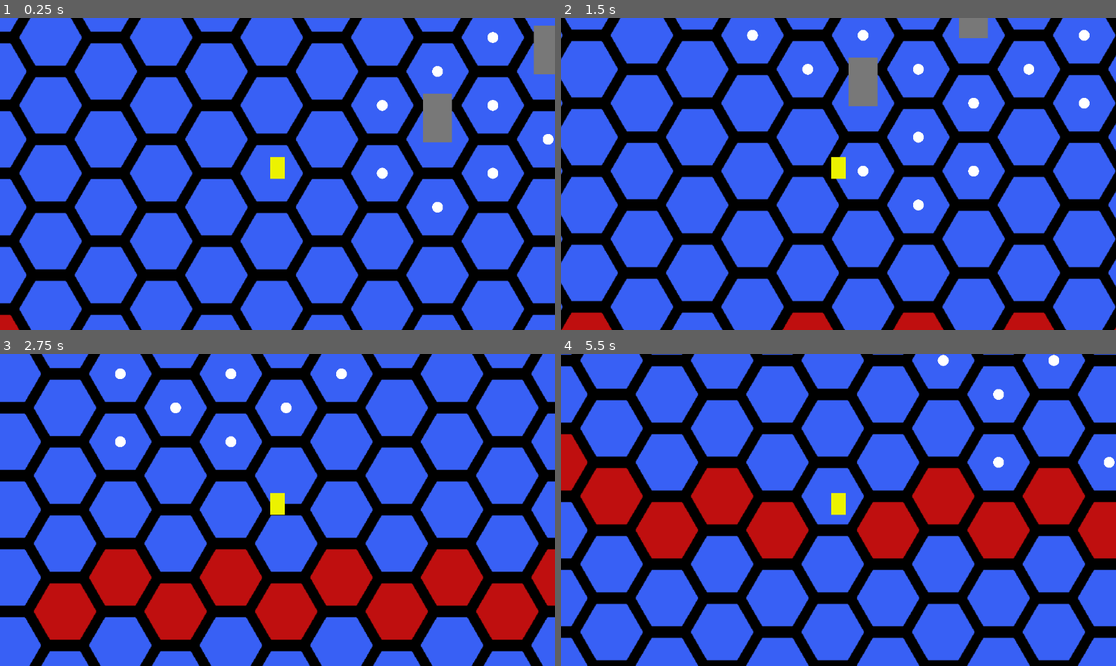
Above: before the commit, frames 1-4 (two rows, left to right).
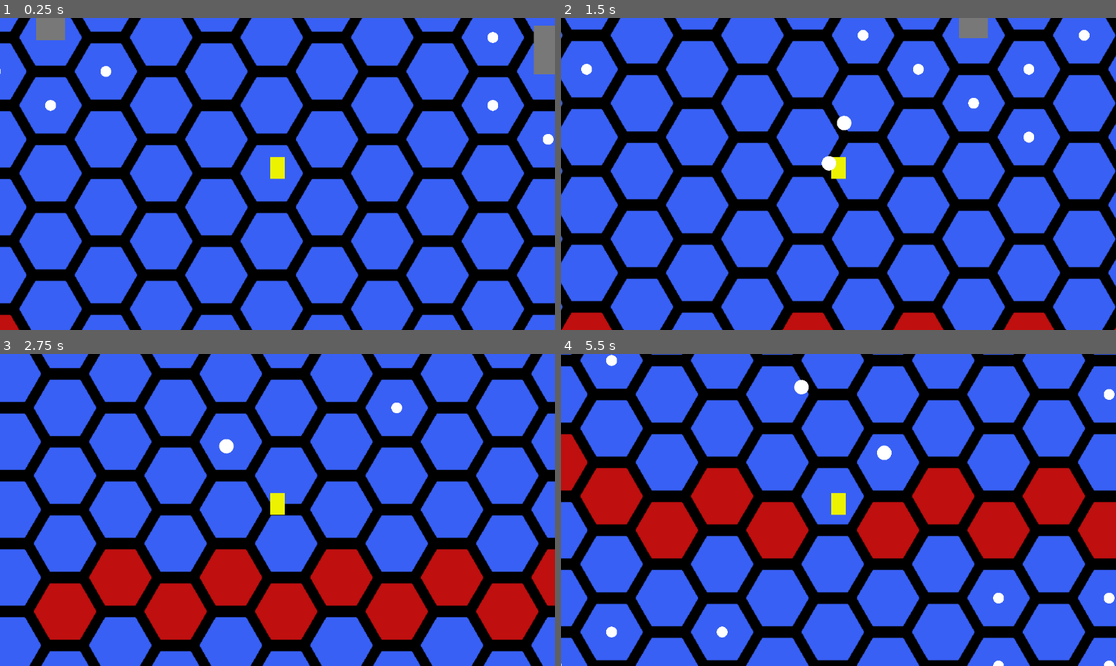
Above: after the commit, the same moments.

Repository: cjack-chmod/ProjectBH
Game: Godot game, scene res://scenes/main.tscn
Two runs of this game, one before a commit and one after it. Both use one fixed random seed, a clock stepped at 60 frames per second and the inputs below.
Inputs (mouse positions are in pixels of both pictures, inside the frame that each line leads up to):
- Up to frame 1 (0.25 s): no input
- Up to frame 2 (1.5 s): tap Enter at 0.5 s; move the mouse to (960, 158) at 0.52 s; hold D (right) 0.53-1.28 s; click (960, 158) at 0.67 s; move the mouse to (727, 189) at 1.27 s; hold S (down) from 1.28 s (still down); click (727, 189) at 1.42 s
- Up to frame 3 (2.75 s): move the mouse to (333, 441) at 2.02 s; release S (down) at 2.03 s; hold D (right) from 2.03 s (still down); click (333, 441) at 2.17 s
- Up to frame 4 (5.5 s): move the mouse to (810, 572) at 2.77 s; release D (right) at 2.78 s; hold Q (left_up) 2.78-3.53 s; click (810, 572) at 2.92 s; move the mouse to (1005, 556) at 3.52 s; hold A (left) 3.53-5.03 s; click (1005, 556) at 3.67 s; move the mouse to (672, 463) at 4.27 s; click (672, 463) at 4.42 s; move the mouse to (866, 510) at 5.02 s; hold S (down) from 5.03 s (still down); click (866, 510) at 5.17 s

The runs differ from the first frame. In frame 1, 1.6% of the frame differs, in the area x 0-90%, y 0-63%; in frame 2, 1.5%; in frame 3, 0.5%; in frame 4, 0.9%.

Commit message:
adding player shooting and a few qol things

Diff:
--- a/project.godot
+++ b/project.godot
@@ -67,3 +67,7 @@
 "events": [Object(InputEventKey,"resource_local_to_scene":false,"resource_name":"","device":-1,"window_id":0,"alt_pressed":false,"shift_pressed":false,"ctrl_pressed":false,"meta_pressed":false,"pressed":false,"keycode":0,"physical_keycode":69,"key_label":0,"unicode":101,"echo":false,"script":null)
 ]
 }
+
+[layer_names]
+
+2d_physics/layer_3="PlayerBulletLayer"
--- a/scenes/game_objects/bullet/bullet.gd
+++ b/scenes/game_objects/bullet/bullet.gd
@@ -29,6 +29,13 @@
 
 func _on_timer_timeout() -> void:
 	# destroys bullet if timed out (to prevent lag)
+	call_deferred("queue_free")
+
+
+func _on_hit_box_area_entered(_area: Area2D) -> void:
+	# destroys both bullets if hit by player bullet
+	# this is a spaghetti way to destroy the player bullet, need to refactor
+	_area.get_parent().call_deferred("queue_free")
 	call_deferred("queue_free")
 
 
--- a/scenes/game_objects/bullet/bullet.tscn
+++ b/scenes/game_objects/bullet/bullet.tscn
@@ -8,6 +8,9 @@
 
 [sub_resource type="CircleShape2D" id="CircleShape2D_pjoso"]
 radius = 8.0
+
+[sub_resource type="CircleShape2D" id="CircleShape2D_4l573"]
+radius = 9.0
 
 [node name="Bullet" type="CharacterBody2D"]
 script = ExtResource("1_866sv")
@@ -29,6 +32,13 @@
 one_shot = true
 autostart = true
 
+[node name="HitBox" type="Area2D" parent="."]
+collision_mask = 4
+
+[node name="CollisionShape2D" type="CollisionShape2D" parent="HitBox"]
+shape = SubResource("CircleShape2D_4l573")
+
 [connection signal="body_entered" from="HurtBox" to="." method="_on_hurt_box_body_entered"]
 [connection signal="timeout" from="Timer" to="." method="_on_timer_timeout"]
 [connection signal="timeout" from="HexStartTimer" to="." method="_on_hex_start_timer_timeout"]
+[connection signal="area_entered" from="HitBox" to="." method="_on_hit_box_area_entered"]
--- a/scenes/main.tscn
+++ b/scenes/main.tscn
@@ -1,9 +1,10 @@
-[gd_scene load_steps=5 format=3 uid="uid://cul0jw30yqmv7"]
+[gd_scene load_steps=6 format=3 uid="uid://cul0jw30yqmv7"]
 
 [ext_resource type="PackedScene" uid="uid://b511scjyws11e" path="res://scenes/tilemaps/hex_tilemap.tscn" id="1_ho06m"]
 [ext_resource type="PackedScene" uid="uid://dgfjj60ulo8mg" path="res://scenes/player/player.tscn" id="2_jflqx"]
 [ext_resource type="Script" path="res://scripts/game_objects/buildings/building_spawner.gd" id="4_opsof"]
 [ext_resource type="PackedScene" uid="uid://bpxt2mk74udo5" path="res://scenes/game_objects/towers/ExampleTower.tscn" id="4_yc7gc"]
+[ext_resource type="AudioStream" uid="uid://cwt8lrma1lkkb" path="res://assets/music/11. Flanger Party.wav" id="5_yf1hs"]
 
 [node name="Main" type="Node2D"]
 
@@ -18,7 +19,26 @@
 script = ExtResource("4_opsof")
 
 [node name="ExampleTower" parent="BuildingLayer" instance=ExtResource("4_yc7gc")]
-position = Vector2(-176, -142)
+position = Vector2(-329, -561)
+
+[node name="ExampleTower3" parent="BuildingLayer" instance=ExtResource("4_yc7gc")]
+position = Vector2(-747, -281)
+
+[node name="ExampleTower4" parent="BuildingLayer" instance=ExtResource("4_yc7gc")]
+position = Vector2(-1063, 418)
 
 [node name="ExampleTower2" parent="BuildingLayer" instance=ExtResource("4_yc7gc")]
 position = Vector2(-22, -227)
+
+[node name="ExampleTower5" parent="BuildingLayer" instance=ExtResource("4_yc7gc")]
+position = Vector2(28, 455)
+
+[node name="ExampleTower6" parent="BuildingLayer" instance=ExtResource("4_yc7gc")]
+position = Vector2(-597, 696)
+
+[node name="MusicPlaceHolder" type="Node" parent="."]
+
+[node name="AudioStreamPlayer" type="AudioStreamPlayer" parent="MusicPlaceHolder"]
+stream = ExtResource("5_yf1hs")
+volume_db = -10.0
+autoplay = true
--- /dev/null
+++ b/scenes/player/PlayerBullet.tscn
@@ -0,0 +1,26 @@
+[gd_scene load_steps=5 format=3 uid="uid://c6a3w05nfjgs8"]
+
+[ext_resource type="Script" path="res://scripts/player/player_bullet.gd" id="1_cndar"]
+
+[sub_resource type="CanvasItemMaterial" id="CanvasItemMaterial_6uwyq"]
+
+[sub_resource type="SphereMesh" id="SphereMesh_s1163"]
+radius = 10.0
+height = 20.0
+
+[sub_resource type="CircleShape2D" id="CircleShape2D_itg78"]
+radius = 12.0
+
+[node name="PlayerBullet" type="CharacterBody2D"]
+script = ExtResource("1_cndar")
+
+[node name="MeshInstance2D" type="MeshInstance2D" parent="."]
+material = SubResource("CanvasItemMaterial_6uwyq")
+mesh = SubResource("SphereMesh_s1163")
+
+[node name="HurtBox" type="Area2D" parent="."]
+collision_layer = 4
+collision_mask = 0
+
+[node name="CollisionShape2D" type="CollisionShape2D" parent="HurtBox"]
+shape = SubResource("CircleShape2D_itg78")
--- a/scenes/player/player.tscn
+++ b/scenes/player/player.tscn
@@ -1,8 +1,10 @@
-[gd_scene load_steps=5 format=3 uid="uid://dgfjj60ulo8mg"]
+[gd_scene load_steps=7 format=3 uid="uid://dgfjj60ulo8mg"]
 
 [ext_resource type="Script" path="res://scripts/player/player.gd" id="1_jwbjq"]
 [ext_resource type="PackedScene" uid="uid://4c6jg4p4sml3" path="res://place_holder_ui.tscn" id="2_eo7g8"]
 [ext_resource type="AudioStream" uid="uid://dcmkq0hhuorew" path="res://scenes/player/ohh.wav" id="3_aecyb"]
+[ext_resource type="Script" path="res://scripts/player/player_shoot_node.gd" id="4_0mb87"]
+[ext_resource type="AudioStream" uid="uid://t2dyx2vm1an2" path="res://scenes/player/S_Gunshot_.wav" id="5_r6sdh"]
 
 [sub_resource type="CapsuleShape2D" id="CapsuleShape2D_ehlod"]
 
@@ -34,4 +36,10 @@
 wait_time = 1.2
 autostart = true
 
+[node name="PlayerShootNode" type="Node" parent="."]
+script = ExtResource("4_0mb87")
+
+[node name="ShootSFX" type="AudioStreamPlayer" parent="PlayerShootNode"]
+stream = ExtResource("5_r6sdh")
+
 [connection signal="timeout" from="BulletJumpTimer" to="." method="_on_bullet_jump_timer_timeout"]
--- a/scripts/global/global_events.gd
+++ b/scripts/global/global_events.gd
@@ -12,6 +12,7 @@
 #####################################
 signal toggle_player_movement_mode
 signal player_health_changed(_cur_health: float, _max_health: float)
+signal player_shoot(_dir: Vector2)
 
 
 #####################################
@@ -38,3 +39,7 @@
 
 func emit_player_health_changed(_cur_health: float, _max_health: float) -> void:
 	player_health_changed.emit(_cur_health, _max_health)
+
+
+func emit_player_shoot(_dir: Vector2) -> void:
+	player_shoot.emit(_dir)
--- a/scripts/player/player.gd
+++ b/scripts/player/player.gd
@@ -9,10 +9,13 @@
 
 # Bullet timing
 @export var timed_bullet_spawn_interval: float = 1.5
+@export var player_can_shoot_with_mouse: bool = true
+@export var player_shots_per_turn: int = 2
 
 # Health Variables
 var _max_health: float = 100.0
 var _current_health: float = 100.0
+var _player_shots_per_turn_remaining: float = player_shots_per_turn
 
 # Movement Variables
 var _move_speed: float = 250.0
@@ -57,6 +60,18 @@
 		elif Input.is_action_just_pressed("right_up"):
 			_find_and_move_to_adjacent_tile(GlobalTileFunctions.HEXDIR.RIGHT_UP)
 
+	# If mouse button and can shoot
+	if _event is InputEventMouseButton and player_can_shoot_with_mouse:
+		# If LMB Pressed
+		if _event.button_index == MOUSE_BUTTON_LEFT and _event.is_pressed():
+			# find vector from player to mouse and emits the shoot signal with that
+			var _dir: Vector2 = (get_global_mouse_position() - self.global_position).normalized()
+
+			# If player is in free move or bullets jump with player and has some remaining
+			if !_bullets_jump_with_player or _player_shots_per_turn_remaining > 0:
+				_player_shots_per_turn_remaining -= 1
+				GlobalEvents.emit_player_shoot(_dir)
+
 
 # Applies velocity if player can free move
 func _physics_process(_delta: float) -> void:
@@ -70,6 +85,9 @@
 
 
 func _toggle_movement() -> void:
+	# Reset shot count
+	_player_shots_per_turn_remaining = player_shots_per_turn
+
 	# Code to set player to locked in centre of tile
 	if _free_move:
 		# Setting vel to 0
@@ -115,8 +133,9 @@
 	# moving to centre of that tile
 	_move_to_tile_centre(_new_tile, 0.3)
 
-	# Emit signal for bullet jump if in that mode
+	# Emit signal for bullet jump if in that mode and reset shot count
 	if _bullets_jump_with_player:
+		_player_shots_per_turn_remaining = player_shots_per_turn
 		GlobalEvents.emit_bullet_jump()
 
 
@@ -156,6 +175,9 @@
 
 # Function to manage flags when hex shoot button is toggled
 func _set_hex_shoot_flags() -> void:
+	# reset shooting flags
+	_player_shots_per_turn_remaining = player_shots_per_turn
+
 	if !_free_move:
 		_bullets_jump_with_player = !_bullets_jump_with_player
 
--- /dev/null
+++ b/scripts/player/player_bullet.gd
@@ -0,0 +1,5 @@
+extends CharacterBody2D
+
+
+func _physics_process(_delta: float) -> void:
+	move_and_slide()
--- /dev/null
+++ b/scripts/player/player_shoot_node.gd
@@ -0,0 +1,18 @@
+extends Node
+
+@export var player_bullet_speed: float = 200.0
+
+@onready var _bullet: PackedScene = preload("res://scenes/player/PlayerBullet.tscn")
+@onready var _player: CharacterBody2D = get_parent()
+
+
+func _ready() -> void:
+	GlobalEvents.player_shoot.connect(shoot_bullet)
+
+
+func shoot_bullet(_vel: Vector2) -> void:
+	$ShootSFX.play()
+	var _scene: Node2D = _bullet.instantiate()
+	self.add_child(_scene)
+	_scene.global_position = _player.global_position
+	_scene.velocity = _vel * player_bullet_speed
Not shown, added: assets/music/11. Flanger Party.wav.import
Not shown: 1 places in scenes/game_objects/bullet/bullet.tscn that only renumber resources
Not shown, added: scenes/player/S_Gunshot_.wav.import
Not shown, added: assets/music/11. Flanger Party.wav
Not shown, added: scenes/player/S_Gunshot_.wav
